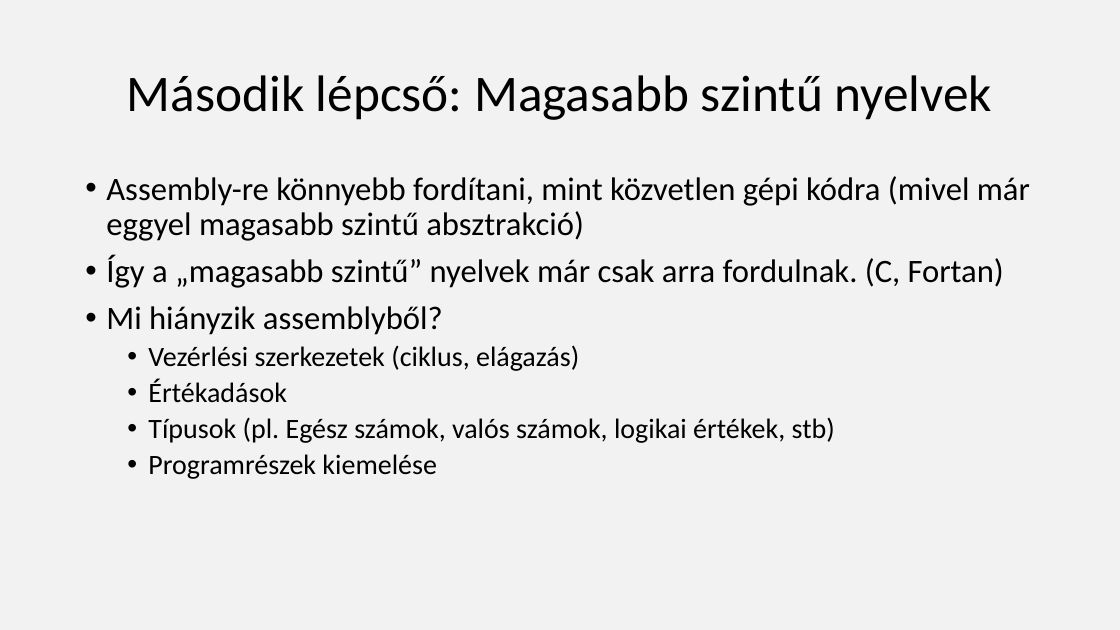
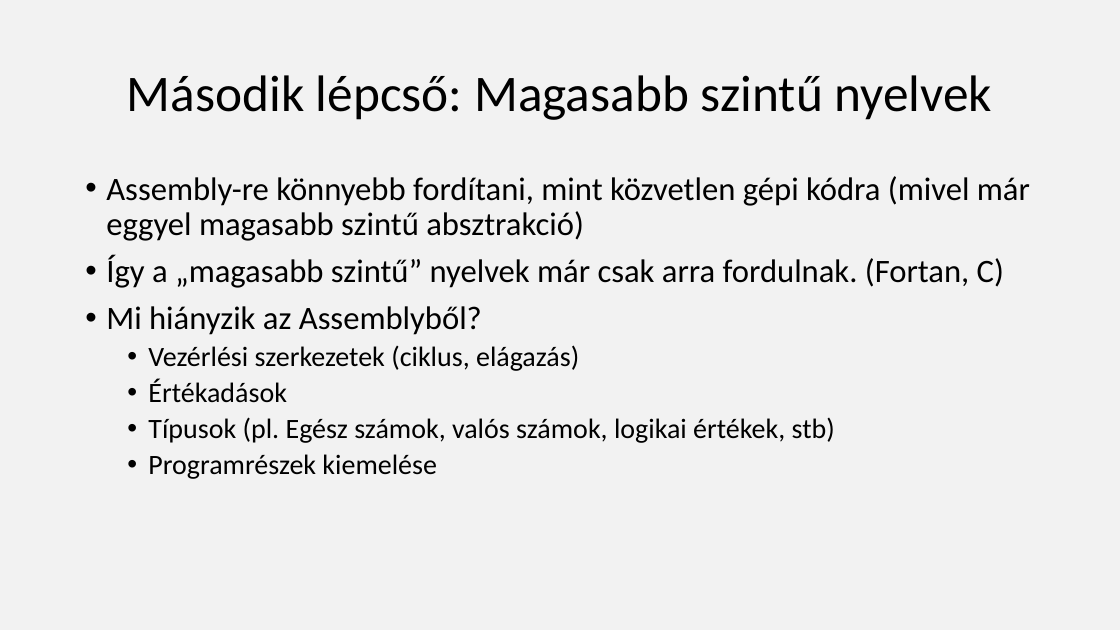
Before and after one commit to nagyandras95/Egyetem, a slide deck: slide 9 of efop/03/Absztakciós szintek a programozásban.pptx. Drawn at 1120x630 pixels with LibreOffice and Linux fonts; fonts in the diff are those of the drawing. Boxes give left, top, right and bottom in pixels: in the first picture for what was removed or moved away, otherwise in the second. Text is boxed around its words. In the diff, an @@ line names an element or a change of style, - is before the commit and + after.

```diff
--- a/efop/03/Absztakciós szintek a programozásban.pptx
+++ b/efop/03/Absztakciós szintek a programozásban.pptx
@@ text at box(106, 255, 1004, 335): text changed @@
-• Így a „magasabb szintű” nyelvek már csak arra fordulnak. (C, Fortan)
-• Mi hiányzik assemblyből?
+• Így a „magasabb szintű” nyelvek már csak arra fordulnak. (Fortan, C)
+• Mi hiányzik az Assemblyből?
```
Also in this commit, not shown: 12 other slides changed, 9 other files.
